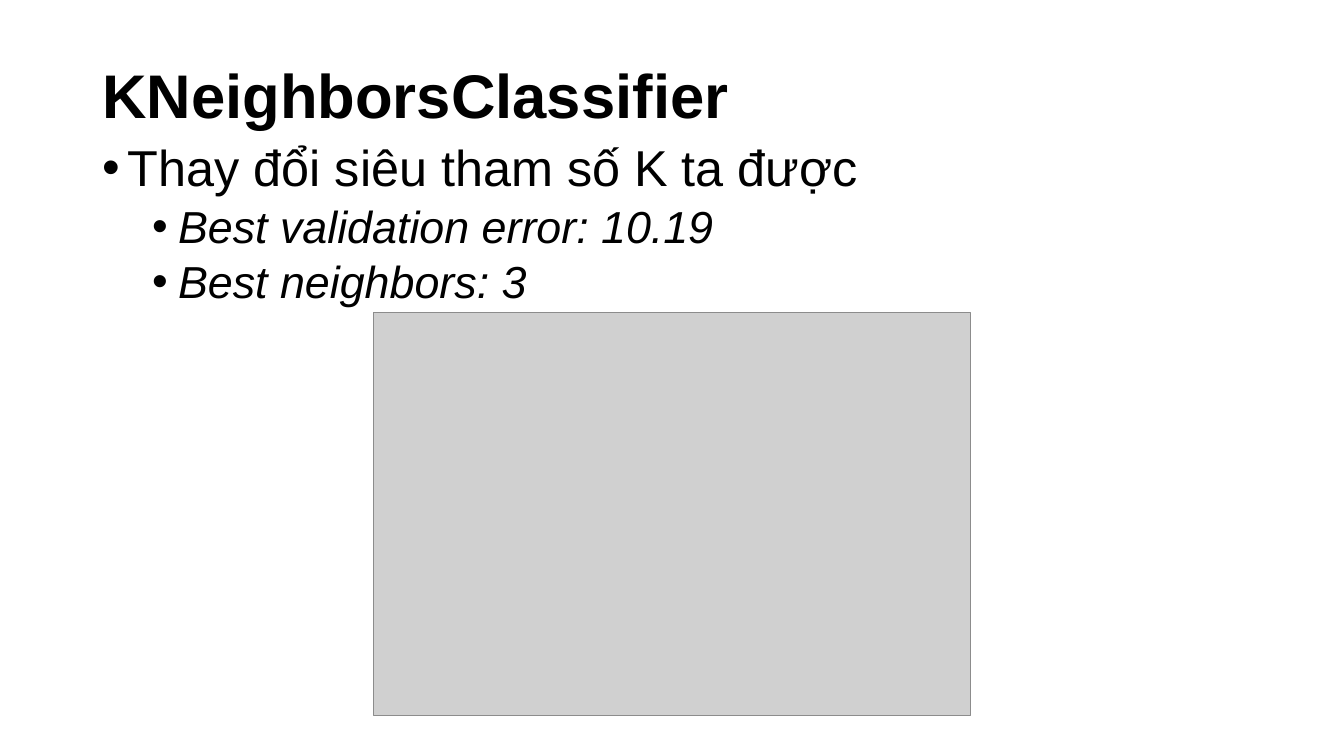
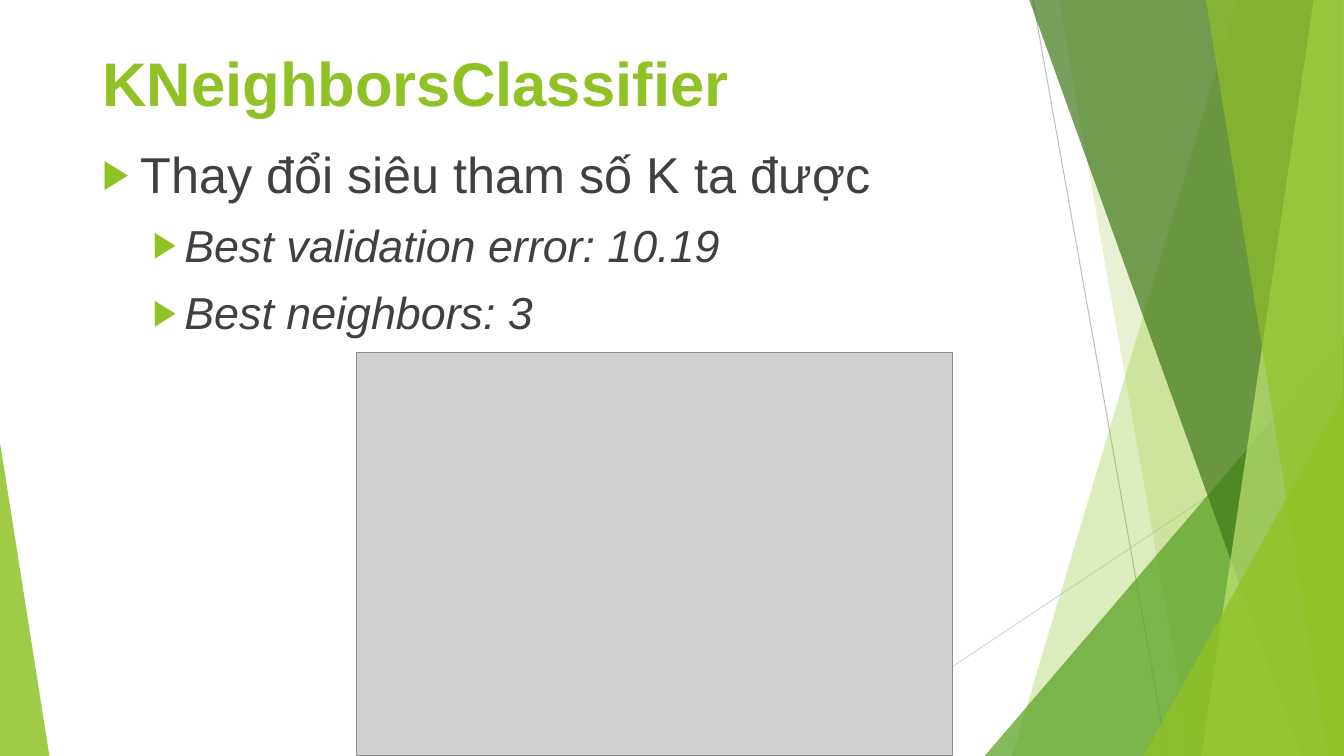
Before and after one commit to JustKidding2K/Data-science-Final-project, a slide deck: slide 17 of Slide.pptx. Drawn at 1344x756 pixels with LibreOffice and Linux fonts; fonts in the diff are those of the drawing; grey boxes stand for pictures. Boxes give left, top, right and bottom in pixels: in the first picture for what was removed or moved away, otherwise in the second. Text is boxed around its words. In the diff, an @@ line names an element or a change of style, - is before the commit and + after.

```diff
--- a/Slide.pptx
+++ b/Slide.pptx
@@ title "KNeighborsClassifier" at (102, 61, 728, 118): text colour #000000 to #90C226; vertical alignment middle to top @@
@@ text "Thay đổi siêu tham số ..." at (140, 153, 870, 338): text colour #000000 to #404040; bullet • to ▶; line spacing 0.9 to 1; more space between paragraphs @@
@@ picture: place and size @@
-picture at (374, 313, 971, 716)
+picture at (357, 353, 954, 756)
@@ group added at (0, 0, 1344, 756): 5 freeform shapes, 3 triangles, 2 lines @@
```
Also in this commit, not shown: 18 other slides changed, 6 slides added, 1 slide removed, 1 other file.
